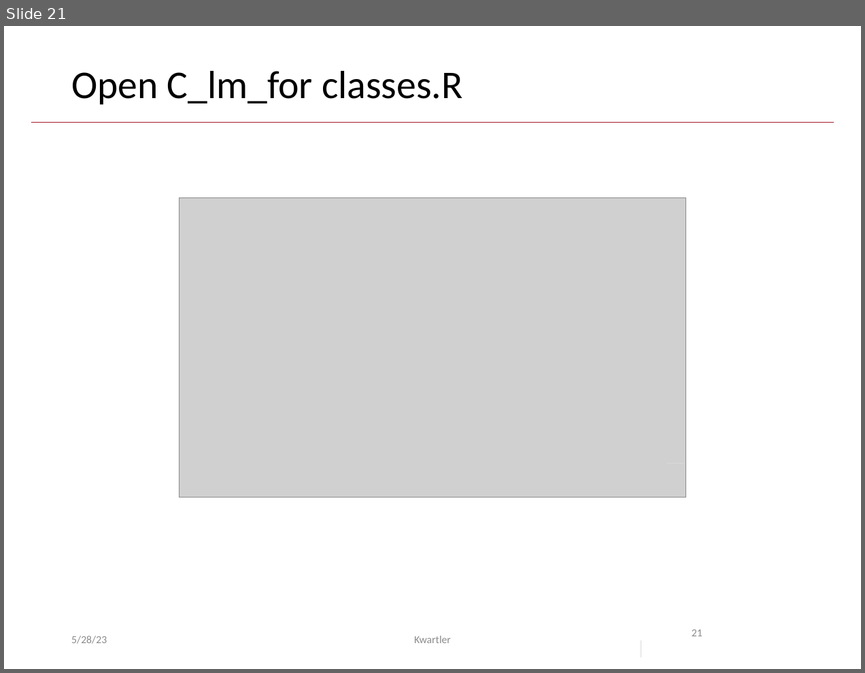
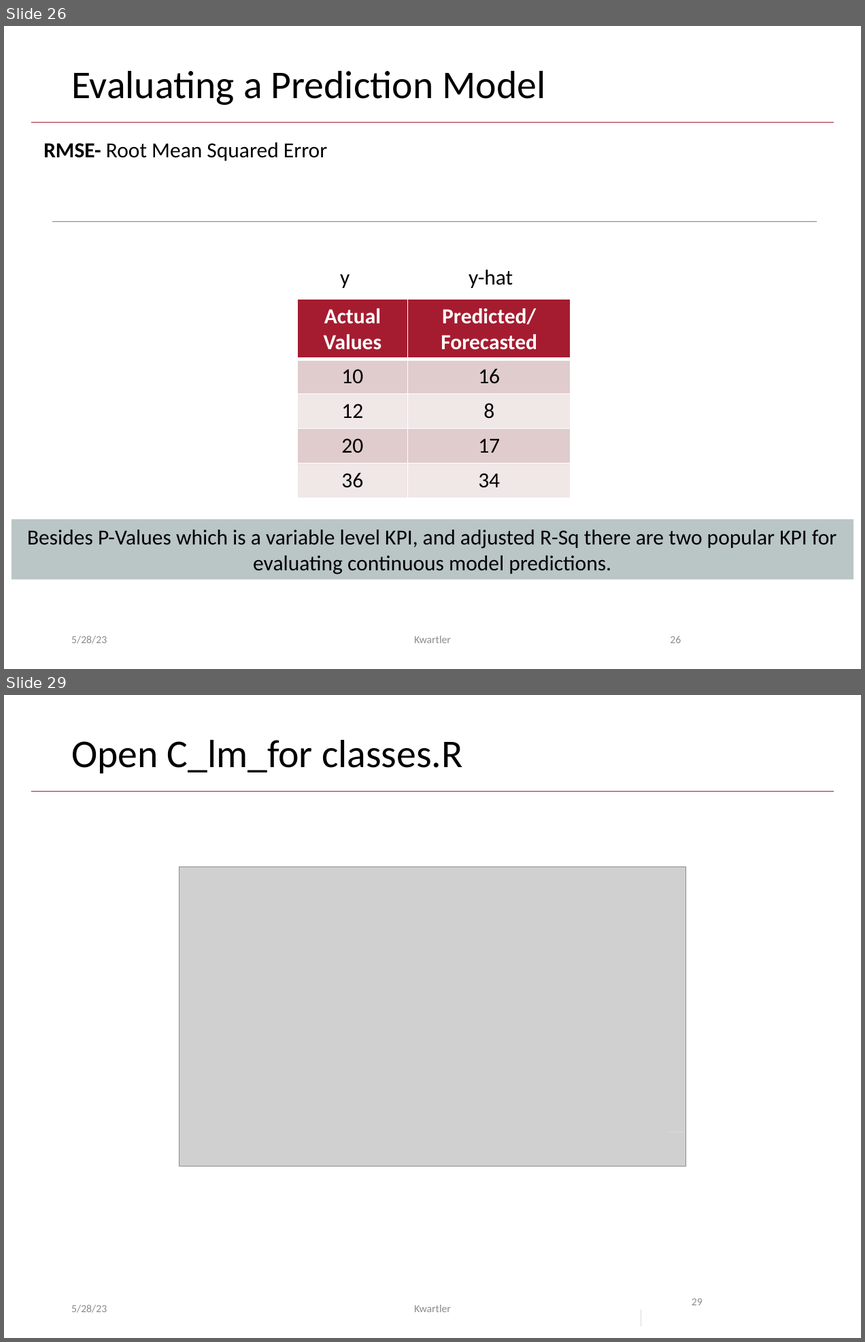
Before and after one commit to kwartler/GSERM_ICPSR, a slide deck: lessons/D_Supervised/A_regression.pptx. Shown one above the other, each under a label of ours: slide 21 before the commit, slides 26 and 29 after it; the slides between them are not shown. The pictures are 865x673 and 865x1342 pixels, drawn with LibreOffice and Linux fonts; fonts in the diff are those of the drawing; grey boxes stand for pictures; background and template pictures are left out. Boxes give left, top, right and bottom in pixels: in the first picture for what was removed or moved away, otherwise in the second. Text is boxed around its words. In the diff, an @@ line names an element or a change of style, - is before the commit and + after.

```diff
--- a/lessons/D_Supervised/A_regression.pptx
+++ b/lessons/D_Supervised/A_regression.pptx
@@ slide 26 added at box(4, 26, 861, 669), background #FFFFFF; not listed: 1 template element that a slide beside it also shows @@
@@ title added at box(71, 71, 545, 105), 33 pt, text #000000 @@
+Evaluating a Prediction Model
@@ text added at box(43, 142, 327, 161), 18 pt, text #000000 @@
+RMSE- Root Mean Squared Error
@@ line added from (52, 221) to (816, 221), #808080 0.5 pt @@
@@ text added at box(468, 269, 513, 288), 18 pt, text #000000 @@
+y-hat
@@ text added at box(340, 274, 349, 288), 18 pt, text #000000 @@
+y
@@ table added at box(297, 299, 570, 490), 5 rows, 2 columns @@
+Actual Values | Predicted/Forecasted
+10 | 16
+12 | 8
+20 | 17
+36 | 34
@@ rectangle added at box(11, 518, 853, 579), fill #BAC5C6, 18 pt, text #000000 @@
+Besides P-Values which is a variable level KPI, and adjusted R-Sq there are two popular KPI for evaluating continuous model predictions.
@@ text added at box(71, 635, 107, 643), 9 pt, text #8C8C8C @@
+5/28/23
@@ text added at box(414, 635, 451, 643), 9 pt, text #8C8C8C @@
+Kwartler
@@ page number added at box(670, 635, 681, 643), 9 pt, text #8C8C8C @@
+26
@@ what was slide 21 is now slide 29 @@
@@ page number at box(691, 1298, 702, 1305): text changed @@
-21
+29
```
Also in this commit, not shown: 12 slides changed, 7 other slides added, 7 other files.
